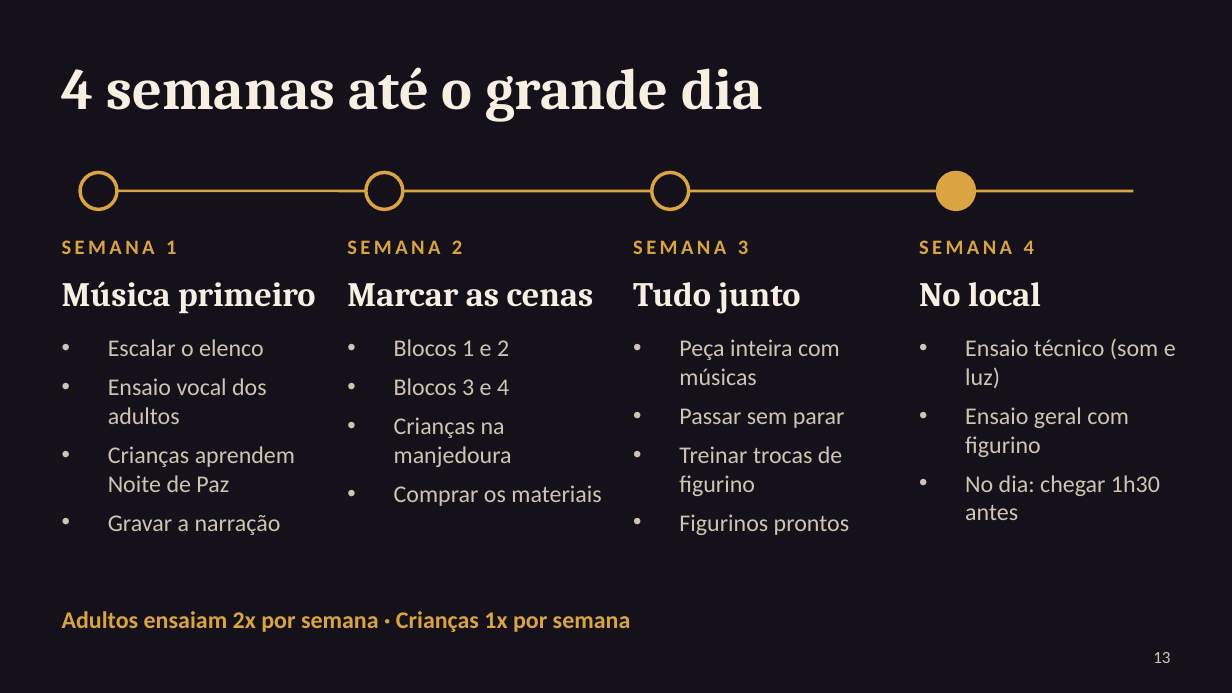
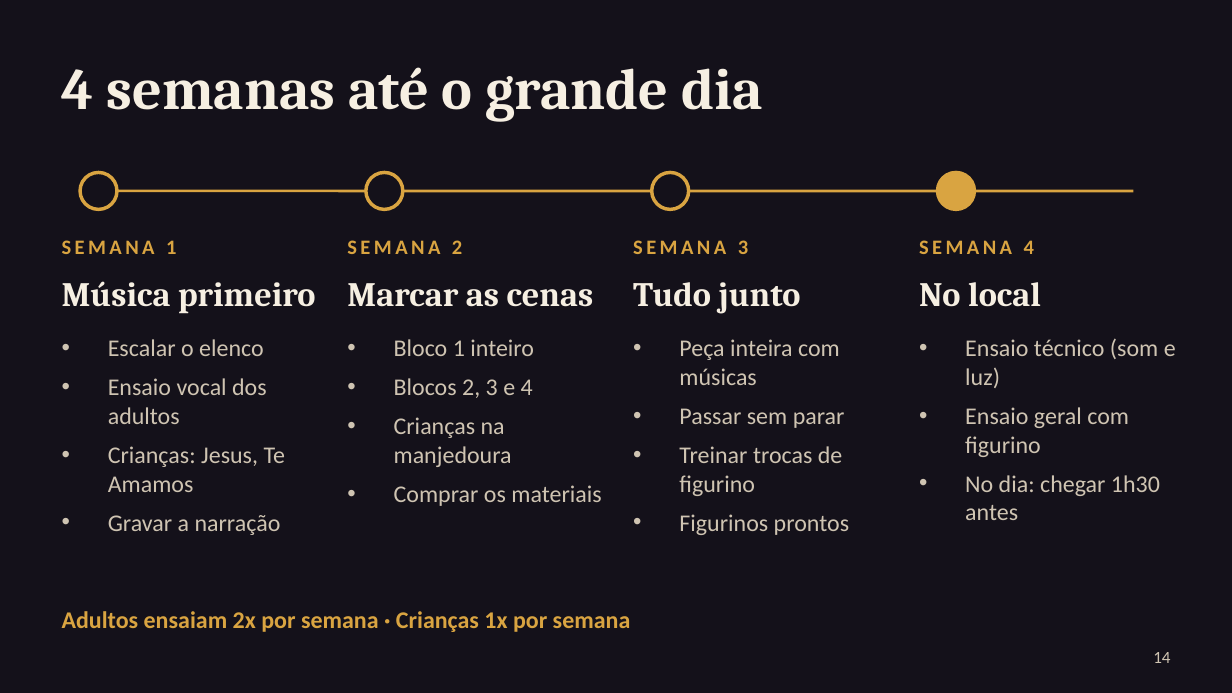
Before and after one commit to MatheusXd1227/Rob-IA-BTG, a slide deck: slide 14 of teatro/apresentacao-peca-natal.pptx (slide 13 before the commit). Drawn at 1232x693 pixels with LibreOffice and Linux fonts; fonts in the diff are those of the drawing. Boxes give left, top, right and bottom in pixels: in the first picture for what was removed or moved away, otherwise in the second. Text is boxed around its words. In the diff, an @@ line names an element or a change of style, - is before the commit and + after.

```diff
--- a/teatro/apresentacao-peca-natal.pptx
+++ b/teatro/apresentacao-peca-natal.pptx
@@ text at box(394, 339, 534, 398): text changed @@
-• Blocos 1 e 2
-• Blocos 3 e 4
+• Bloco 1 inteiro
+• Blocos 2, 3 e 4
@@ text at box(108, 446, 285, 492): text changed @@
-• Crianças aprendem Noite de Paz
+• Crianças: Jesus, Te Amamos
@@ page number at box(1153, 652, 1170, 663): text changed @@
-13
+14
```
Also in this commit, not shown: 9 other slides changed, 1 slide added, 2 other files.
